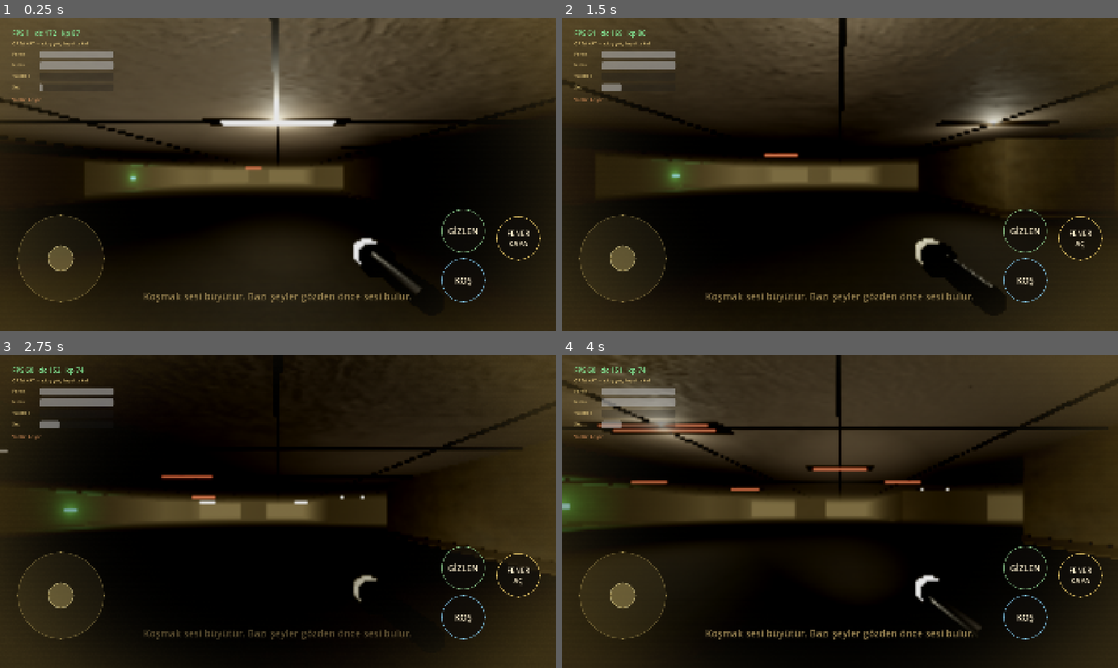
Above: before the commit, frames 1-4 (two rows, left to right).
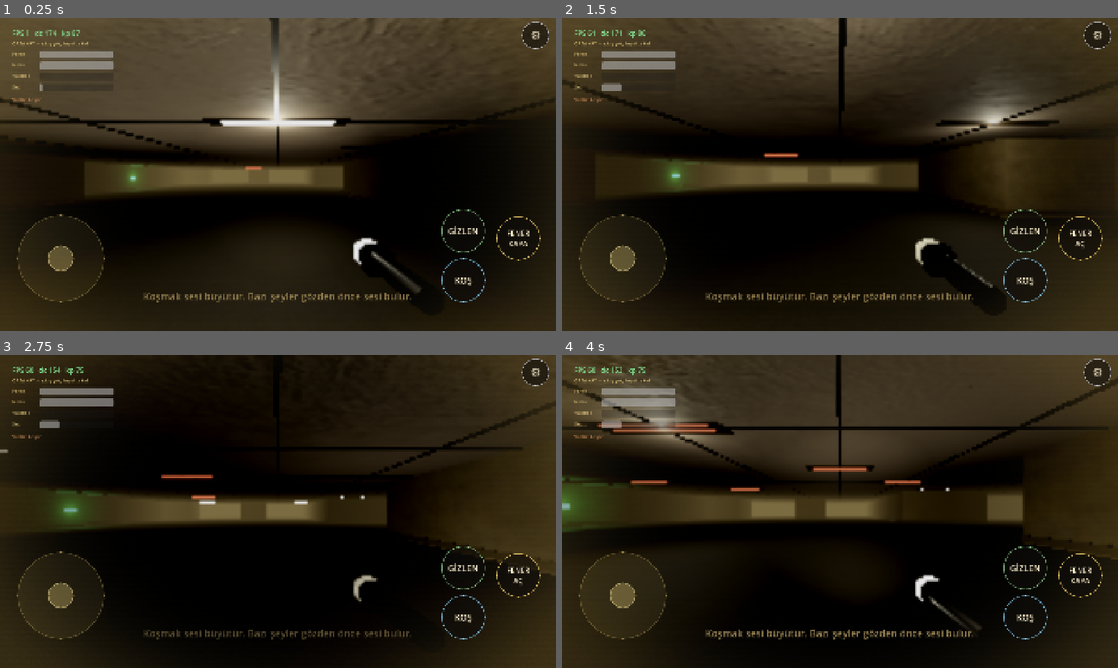
Above: after the commit, the same moments.

Repository: mehmetdem2005/Backrooms
Game: Godot game, scene res://scenes/Main.tscn
The game is run twice, just before and just after one commit, with the same random seed, the same clock (stepped at 60 frames per second) and the same inputs.
Inputs (mouse positions are in pixels of both pictures, inside the frame that each line leads up to):
- Up to frame 1 (0.25 s): no input
- Up to frame 2 (1.5 s): tap Enter at 0.5 s; move the mouse to (867, 174) at 0.52 s; hold W from 0.53 s (still down); tap F at 0.6 s; move the mouse to (812, 174) at 1.27 s; tap Ctrl at 1.35 s
- Up to frame 3 (2.75 s): keep holding W; move the mouse to (289, 505) at 2.02 s; tap C at 2.1 s
- Up to frame 4 (4 s): keep holding W; move the mouse to (834, 517) at 2.77 s; tap Shift at 2.85 s; move the mouse to (878, 514) at 3.52 s; tap F at 3.6 s

The runs differ from the first frame. In frame 1, 0.3% of the frame differs, in the area x 9-99%, y 1-10%; in frame 2, 0.4%; in frame 3, 0.4%, in the area x 10-99%, y 1-10%; in frame 4, 0.4%.

Commit message:
V4 Phase 5: in-game quality settings menu
Gear button (top-right, via MobileControls touch hit-test) opens a paused
SettingsMenu (CanvasLayer, PROCESS_MODE_ALWAYS) with quality presets:
Dusuk/Orta/Yuksek/Ultra -> set viewport.scaling_3d_scale (0.6-1.0) + Engine.max_fps
(30/60) live. Persists to user://settings.cfg and re-applies on launch.
'Her telefonda calissin' lever. Verified in-Godot render (menu renders correctly).

https://claude.ai/code/session_01NRpMnaAWyeW9sMqBjCT8aX

Diff:
--- a/game_src/scripts/PremiumGameRoot.gd
+++ b/game_src/scripts/PremiumGameRoot.gd
@@ -12,6 +12,7 @@
 const JUMPSCARE_SCRIPT: Script = preload("res://scripts/horror/JumpscareOverlay.gd")
 const BATTERY_SCRIPT: Script = preload("res://scripts/items/BatteryPickup.gd")
 const FAKE_EXIT_SCRIPT: Script = preload("res://scripts/items/FakeExit.gd")
+const SETTINGS_SCRIPT: Script = preload("res://scripts/ui/SettingsMenu.gd")
 
 @export var world_seed: int = 463063
 @export var maze_width: int = 33
@@ -47,9 +48,16 @@
     _create_atmosphere_particles()
     _create_ui()
     _create_items()
+    _create_settings()
     _create_stalker()
     _create_audio_director()
     _connect_exit()
+
+func _create_settings() -> void:
+    var settings: CanvasLayer = SETTINGS_SCRIPT.new()
+    settings.name = "SettingsMenu"
+    settings.mobile_controls = mobile_controls
+    add_child(settings)
 
 func _create_items() -> void:
     if level_builder == null:
--- a/game_src/scripts/ui/MobileControls.gd
+++ b/game_src/scripts/ui/MobileControls.gd
@@ -7,6 +7,7 @@
 
 var _look_delta: Vector2 = Vector2.ZERO
 var _flashlight_toggle_requested: bool = false
+var _settings_requested: bool = false
 var _left_touch_index: int = -1
 var _right_touch_index: int = -1
 var _run_touch_index: int = -1
@@ -25,7 +26,9 @@
 const FL_CENTER := Vector2(1790.0, 760.0)
 const RUN_CENTER := Vector2(1600.0, 905.0)
 const CR_CENTER := Vector2(1600.0, 735.0)
+const GEAR_CENTER := Vector2(1850.0, 60.0)
 const BTN_D: float = 152.0
+const GEAR_D: float = 96.0
 
 func _ready() -> void:
     layer = 30
@@ -45,6 +48,11 @@
 func consume_flashlight_toggle() -> bool:
     var result: bool = _flashlight_toggle_requested
     _flashlight_toggle_requested = false
+    return result
+
+func consume_settings_toggle() -> bool:
+    var result: bool = _settings_requested
+    _settings_requested = false
     return result
 
 # Oyuncu her karede gerçek fener durumunu bildirir → buton "AÇ"/"KAPA" yazısı
@@ -115,6 +123,10 @@
     _crouch_button = _make_round_button("CrouchButton", "GİZLEN", CR_CENTER, BTN_D, Color(0.7, 1.0, 0.7))
     _root.add_child(_crouch_button)
 
+    var gear: Button = _make_round_button("SettingsButton", "⚙", GEAR_CENTER, GEAR_D, Color(0.8, 0.8, 0.85))
+    gear.add_theme_font_size_override("font_size", 40)
+    _root.add_child(gear)
+
 func _reset_joystick_visual() -> void:
     _stick_base.position = _joystick_center - _stick_base.size * 0.5
     _stick_knob.position = _joystick_center - _stick_knob.size * 0.5
@@ -126,6 +138,9 @@
     var screen_width: float = get_viewport().get_visible_rect().size.x
     if touch.pressed:
         # 1) Aksiyon tuşları (her yerde, dokunma ile) — GUI sinyaline güvenmeyiz
+        if touch.position.distance_to(GEAR_CENTER) <= GEAR_D * 0.5 + 12.0:
+            _settings_requested = true
+            return
         if _hit(touch.position, FL_CENTER):
             _flashlight_toggle_requested = true
             return
--- /dev/null
+++ b/game_src/scripts/ui/SettingsMenu.gd
@@ -0,0 +1,89 @@
+extends CanvasLayer
+class_name SettingsMenu
+
+# Kalite ayarları menüsü: dişli (MobileControls) ile açılır, oyunu duraklatır.
+# Render ölçeği + FPS hedefi presetleri (her telefonda çalışsın). user:// kaydı.
+var mobile_controls
+var _panel: Panel
+var _open: bool = false
+var _info: Label
+const CFG: String = "user://settings.cfg"
+
+func _ready() -> void:
+    layer = 50
+    process_mode = Node.PROCESS_MODE_ALWAYS
+    _build()
+    _load_apply()
+
+func _process(_d: float) -> void:
+    if mobile_controls != null and mobile_controls.consume_settings_toggle():
+        _toggle()
+
+func _toggle() -> void:
+    _open = not _open
+    _panel.visible = _open
+    get_tree().paused = _open
+
+func _build() -> void:
+    _panel = Panel.new()
+    _panel.size = Vector2(760.0, 540.0)
+    _panel.position = Vector2((1920.0 - 760.0) * 0.5, (1080.0 - 540.0) * 0.5)
+    _panel.visible = false
+    var sb: StyleBoxFlat = StyleBoxFlat.new()
+    sb.bg_color = Color(0.06, 0.06, 0.08, 0.96)
+    sb.set_corner_radius_all(16)
+    sb.set_border_width_all(2)
+    sb.border_color = Color(1.0, 0.86, 0.5, 0.6)
+    _panel.add_theme_stylebox_override("panel", sb)
+    add_child(_panel)
+
+    _mklabel("AYARLAR  •  Grafik Kalitesi", Vector2(40.0, 30.0), 40)
+    var presets: Array = [["Düşük", 0.6, 30], ["Orta", 0.75, 30], ["Yüksek", 0.85, 60], ["Ultra", 1.0, 60]]
+    for i: int in range(presets.size()):
+        var entry: Array = presets[i]
+        var b: Button = _mkbtn(str(entry[0]), Vector2(40.0 + float(i) * 178.0, 130.0), Vector2(168.0, 110.0))
+        var sc: float = float(entry[1])
+        var fps: int = int(entry[2])
+        b.pressed.connect(func() -> void: _apply(sc, fps))
+
+    _info = _mklabel("Render ölçeği + FPS hedefi. Telefonun kasarsa Düşük seç.", Vector2(40.0, 280.0), 24)
+    var close: Button = _mkbtn("KAPAT", Vector2(40.0, 400.0), Vector2(680.0, 100.0))
+    close.pressed.connect(_toggle)
+
+func _mkbtn(text: String, pos: Vector2, size: Vector2) -> Button:
+    var b: Button = Button.new()
+    b.text = text
+    b.position = pos
+    b.size = size
+    b.add_theme_font_size_override("font_size", 30)
+    _panel.add_child(b)
+    return b
+
+func _mklabel(t: String, pos: Vector2, fs: int) -> Label:
+    var l: Label = Label.new()
+    l.text = t
+    l.position = pos
+    l.add_theme_font_size_override("font_size", fs)
+    l.modulate = Color(1.0, 0.92, 0.7, 0.95)
+    _panel.add_child(l)
+    return l
+
+func _apply(scale_value: float, fps: int) -> void:
+    var vp: Viewport = get_viewport()
+    if vp != null:
+        vp.scaling_3d_scale = scale_value
+    Engine.max_fps = fps
+    if _info != null:
+        _info.text = "Seçildi: render %d%%  •  %d FPS" % [int(scale_value * 100.0), fps]
+    _save(scale_value, fps)
+
+func _save(scale_value: float, fps: int) -> void:
+    var c: ConfigFile = ConfigFile.new()
+    c.set_value("quality", "scale", scale_value)
+    c.set_value("quality", "fps", fps)
+    c.save(CFG)
+
+func _load_apply() -> void:
+    var c: ConfigFile = ConfigFile.new()
+    if c.load(CFG) == OK:
+        _apply(float(c.get_value("quality", "scale", 0.85)), int(c.get_value("quality", "fps", 60)))
Not shown, added: game_src/scripts/ui/SettingsMenu.gd.uid
